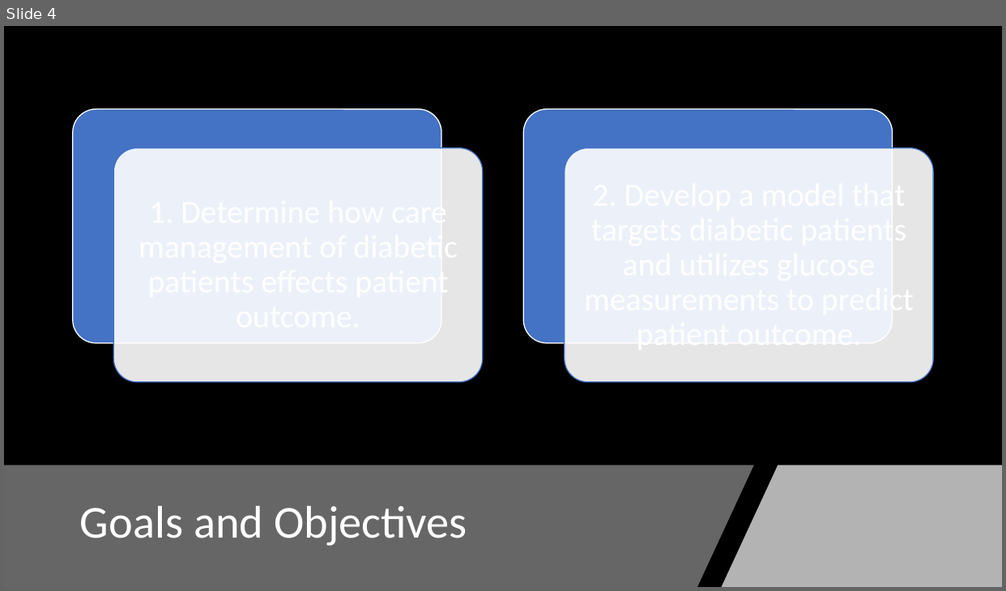
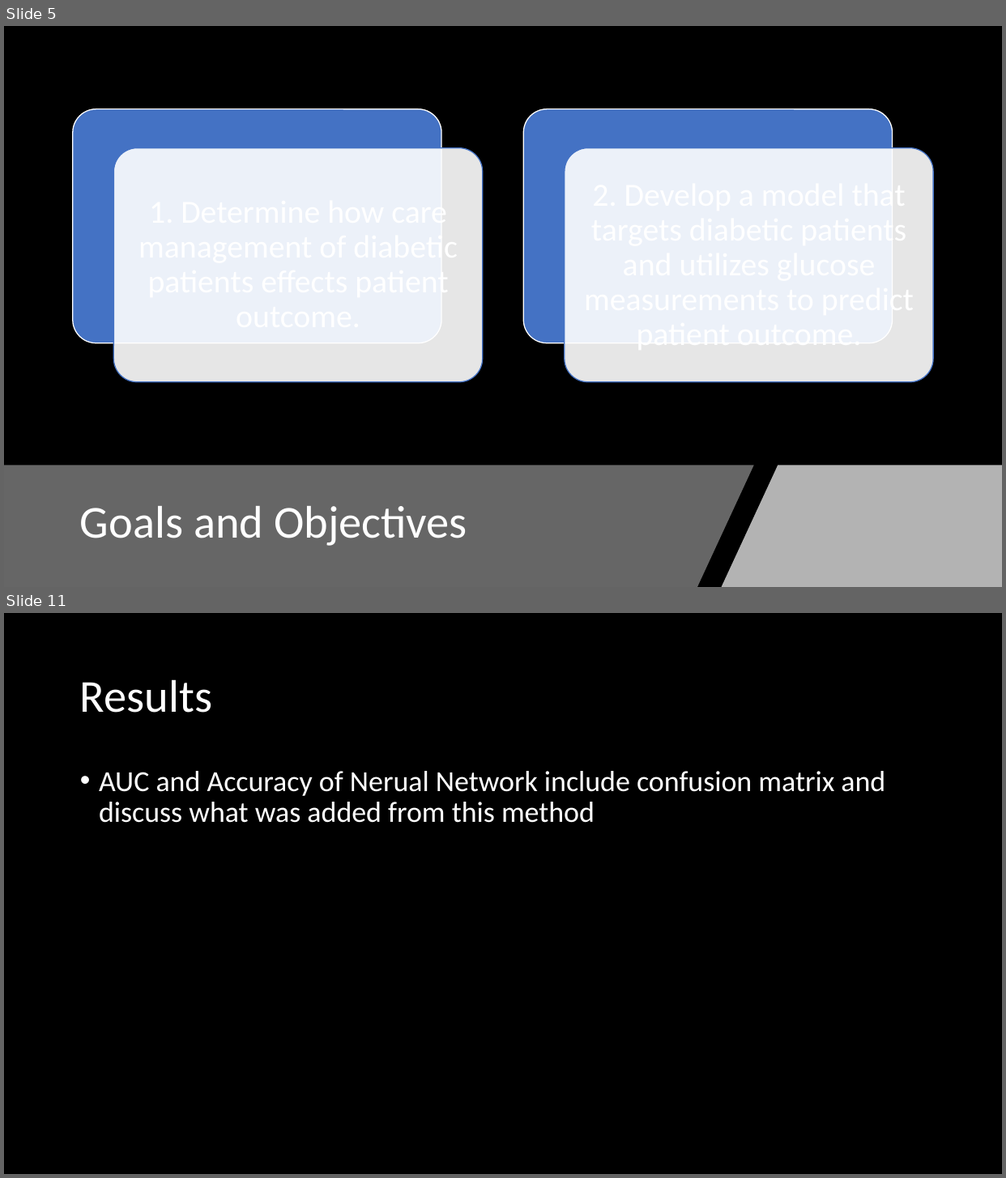
Before and after one commit to imw2/Diabetes-Diagnosis-Prediction, a slide deck: O. Week 3-4-2019/FinalPresentationWittler.pptx. Shown one above the other, each under a label of ours: slide 4 before the commit, slides 5 and 11 after it; the slides between them are not shown. The pictures are 1006x591 and 1006x1178 pixels, drawn with LibreOffice and Linux fonts; fonts in the diff are those of the drawing. Boxes give left, top, right and bottom in pixels: in the first picture for what was removed or moved away, otherwise in the second. Text is boxed around its words. In the diff, an @@ line names an element or a change of style, - is before the commit and + after.

```diff
--- a/O. Week 3-4-2019/FinalPresentationWittler.pptx
+++ b/O. Week 3-4-2019/FinalPresentationWittler.pptx
@@ slide 11 added at box(4, 613, 1002, 1174), background #000000 @@
@@ title added at box(80, 679, 212, 713), 44 pt, text #FFFFFF @@
+Results
@@ text added at box(99, 771, 885, 823), 28 pt, text #FFFFFF @@
+• AUC and Accuracy of Nerual Network include confusion matrix and discuss what was added from this method
@@ what was slide 4 is now slide 5 @@
```
Also in this commit, not shown: 5 slides changed, 5 other slides added.
